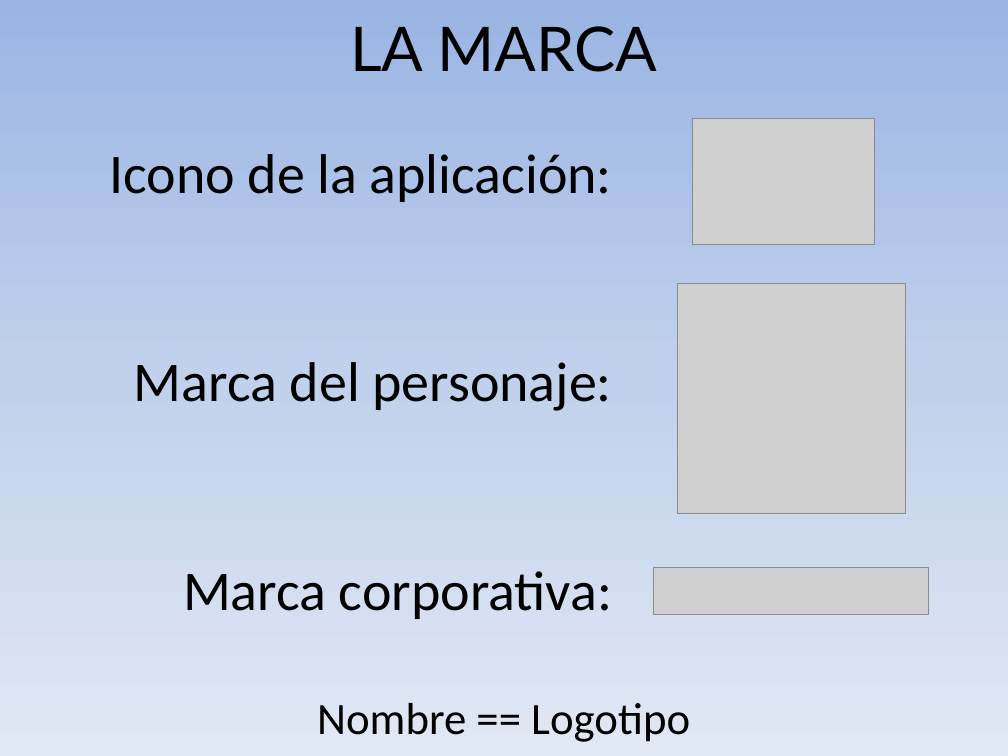
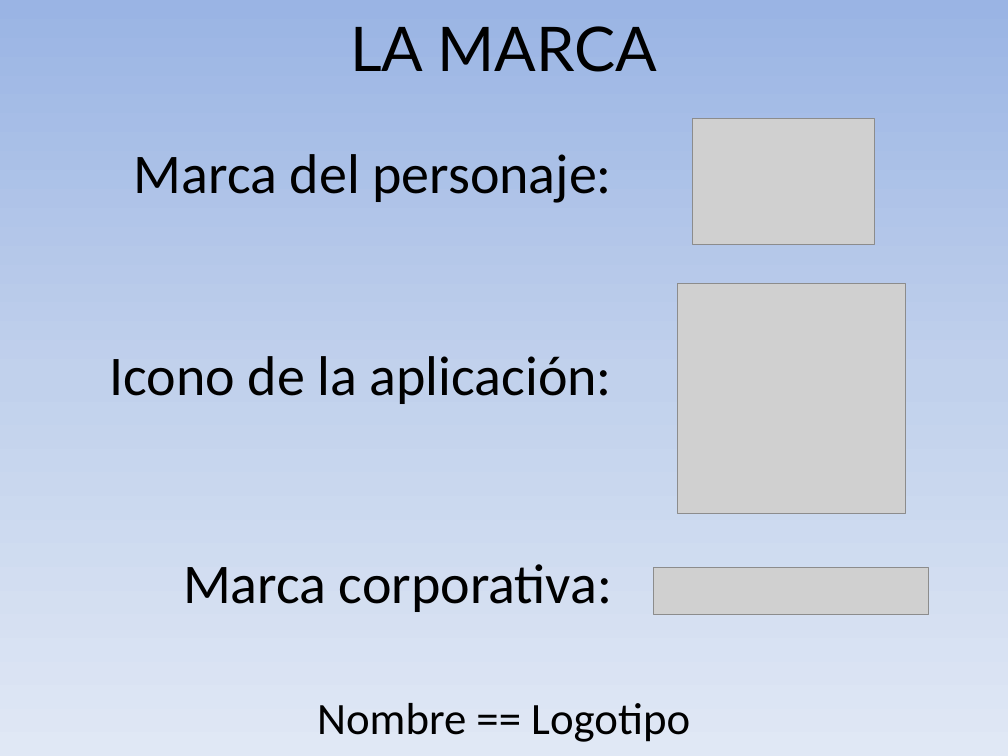
Before and after one commit to MiguelVis/BenitoGG, a slide deck: slide 38 of presentacion/presentacion_miguel_indalecio_garcia_lopez.pptx (slide 39 before the commit). Drawn at 1008x756 pixels with LibreOffice and Linux fonts; fonts in the diff are those of the drawing; grey boxes stand for pictures. Boxes give left, top, right and bottom in pixels: in the first picture for what was removed or moved away, otherwise in the second. Text is boxed around its words. In the diff, an @@ line names an element or a change of style, - is before the commit and + after.

```diff
--- a/presentacion/presentacion_miguel_indalecio_garcia_lopez.pptx
+++ b/presentacion/presentacion_miguel_indalecio_garcia_lopez.pptx
@@ text at (134, 154, 611, 203): paragraph added @@
+Marca del personaje:
@@ text at (134, 362, 611, 411): paragraph removed @@
-Marca del personaje:
```
Also in this commit, not shown: 9 other slides changed, 1 slide added, 1 slide removed, 1 other file.
